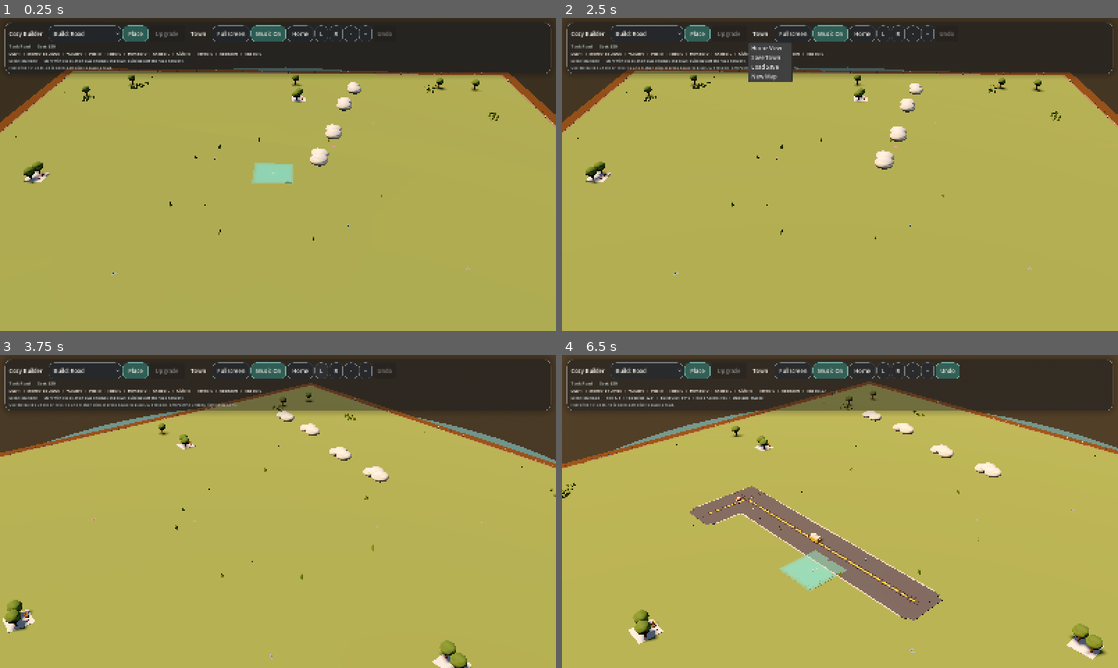
Above: before the commit, frames 1-4 (two rows, left to right).
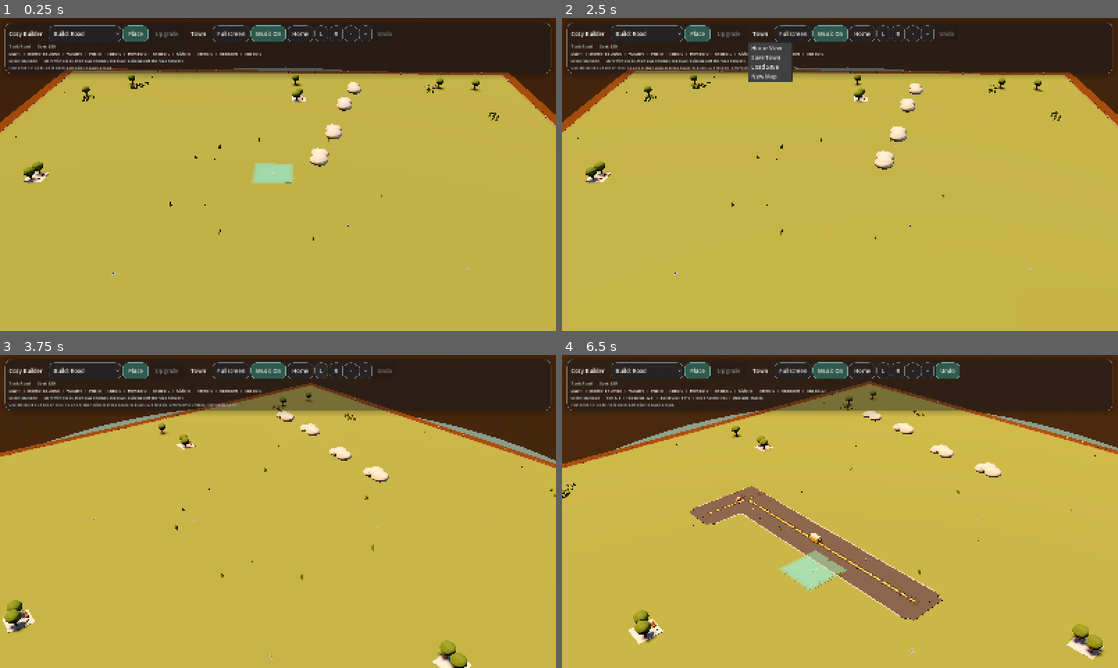
Above: after the commit, the same moments.

Repository: johnswaffles/my-backend-api
Game: Godot game, scene res://scenes/main_scene.tscn
Same seed, same stepped clock (60 frames per second), same inputs: the game is played once before the commit and once after it.
Inputs (mouse positions are in pixels of both pictures, inside the frame that each line leads up to):
- Up to frame 1 (0.25 s): no input
- Up to frame 2 (2.5 s): click "Build: Road" at 0.5 s; click "Place" at 1.25 s; click "Town" at 2 s
- Up to frame 3 (3.75 s): click "Home" at 2.75 s; click "L" at 3.5 s
- Up to frame 4 (6.5 s): click "R" at 4.25 s; tap Space at 5, 5.27 s; move the mouse to (962, 495) at 5.02 s; hold D 5.03-5.75 s; tap 1 at 5.1 s; click (962, 495) at 5.17 s; tap Enter at 5.75 s; drag from (728, 527) to (812, 574) at 5.77 s

The runs differ from the first frame. In frame 1, 0.3% of the frame differs, in the area x 4-99%, y 17-61%; in frame 2, 0.3%; in frame 3, 2.1%; in frame 4, 4.3%, in the area x 0-100%, y 0-97%.

Commit message:
Overhaul cozy dusk lighting and atmosphere

Diff:
--- a/cozy-builder-godot/scenes/lighting_controller.tscn
+++ b/cozy-builder-godot/scenes/lighting_controller.tscn
@@ -3,12 +3,12 @@
 [ext_resource type="Script" path="res://scripts/lighting_controller.gd" id="1"]
 
 [sub_resource type="ProceduralSkyMaterial" id="1"]
-sky_top_color = Color(0.156863, 0.2, 0.278431, 1)
-sky_horizon_color = Color(0.929412, 0.709804, 0.52549, 1)
-ground_bottom_color = Color(0.0823529, 0.0901961, 0.117647, 1)
-ground_horizon_color = Color(0.462745, 0.396078, 0.278431, 1)
-sun_angle_max = 16.5
-sun_curve = 0.3
+sky_top_color = Color(0.0980392, 0.12549, 0.196078, 1)
+sky_horizon_color = Color(0.85098, 0.6, 0.407843, 1)
+ground_bottom_color = Color(0.0627451, 0.0745098, 0.101961, 1)
+ground_horizon_color = Color(0.27451, 0.231373, 0.309804, 1)
+sun_angle_max = 18.0
+sun_curve = 0.36
 
 [sub_resource type="Sky" id="2"]
 sky_material = SubResource("1")
@@ -17,21 +17,21 @@
 background_mode = 2
 sky = SubResource("2")
 ambient_light_source = 3
-ambient_light_color = Color(0.713726, 0.658824, 0.588235, 1)
-ambient_light_energy = 0.18
+ambient_light_color = Color(0.258824, 0.290196, 0.384314, 1)
+ambient_light_energy = 0.28
 reflected_light_source = 1
 tonemap_mode = 2
 glow_enabled = true
-glow_bloom = 0.05
-glow_intensity = 0.06
+glow_bloom = 0.1
+glow_intensity = 0.16
 fog_enabled = true
-fog_light_color = Color(0.937255, 0.729412, 0.521569, 1)
-fog_light_energy = 0.1
-fog_density = 0.001
+fog_light_color = Color(0.945098, 0.698039, 0.435294, 1)
+fog_light_energy = 0.16
+fog_density = 0.0019
 adjustment_enabled = true
-adjustment_brightness = 0.86
-adjustment_contrast = 1.22
-adjustment_saturation = 1.05
+adjustment_brightness = 0.88
+adjustment_contrast = 1.28
+adjustment_saturation = 1.08
 
 [node name="LightingController" type="Node3D"]
 script = ExtResource("1")
@@ -40,19 +40,19 @@
 environment = SubResource("3")
 
 [node name="Sun" type="DirectionalLight3D" parent="."]
-rotation_degrees = Vector3(-50, -26, 0)
-light_color = Color(1, 0.819608, 0.615686, 1)
-light_energy = 0.92
+rotation_degrees = Vector3(-56, -30, 0)
+light_color = Color(1, 0.823529, 0.615686, 1)
+light_energy = 1.12
 shadow_enabled = true
 directional_shadow_mode = 2
 directional_shadow_max_distance = 180.0
-shadow_blur = 0.58
+shadow_blur = 0.82
 directional_shadow_blend_splits = true
 shadow_bias = 0.04
 shadow_normal_bias = 1.8
 
 [node name="FillLight" type="DirectionalLight3D" parent="."]
-rotation_degrees = Vector3(-24, 130, 0)
-light_color = Color(0.509804, 0.603922, 0.737255, 1)
-light_energy = 0.12
+rotation_degrees = Vector3(-24, 132, 0)
+light_color = Color(0.423529, 0.537255, 0.698039, 1)
+light_energy = 0.18
 shadow_enabled = false
--- a/cozy-builder-godot/scripts/building_system.gd
+++ b/cozy-builder-godot/scripts/building_system.gd
@@ -370,22 +370,22 @@
 
 
 func _build_materials() -> void:
-	_ground_material_a = _make_material("8fa56e", 0.98)
-	_ground_material_b = _make_material("81985f", 0.98)
-	_ground_material_c = _make_material("a7b77f", 0.98)
-	_soil_material = _make_material("72543a", 0.99)
-	_stone_material = _make_material("d0c2ad", 0.94)
-	_water_material = _make_material("5b8c98", 0.32, 0.0, true, "d6eef2", 0.04)
-	_road_material = _make_material("646872", 0.94)
-	_road_mark_material = _make_material("f2cb61", 0.78)
-	_sidewalk_material = _make_material("ddd3c5", 0.92)
-	_window_material = _make_material("f8cf86", 0.26, 0.0, true, "ffcf7c", 0.18)
-	_leaf_material = _make_material("6e8c51", 0.98)
-	_trunk_material = _make_material("77543b", 0.94)
-	_flower_material_pink = _make_material("d891ad", 0.82)
-	_flower_material_blue = _make_material("8dafd9", 0.82)
-	_meadow_material = _make_material("a4ab72", 0.99)
-	_grass_blade_material = _make_material("75934a", 0.98)
+	_ground_material_a = _make_material("8f9f68", 0.98)
+	_ground_material_b = _make_material("7f8f5d", 0.98)
+	_ground_material_c = _make_material("b0bf82", 0.98)
+	_soil_material = _make_material("6f5037", 0.99)
+	_stone_material = _make_material("d7c9b8", 0.94)
+	_water_material = _make_material("5f8fa0", 0.3, 0.0, true, "e0f5f7", 0.08)
+	_road_material = _make_material("5f636b", 0.98)
+	_road_mark_material = _make_material("f4d56e", 0.8)
+	_sidewalk_material = _make_material("d7cab8", 0.93)
+	_window_material = _make_material("ffcc78", 0.18, 0.0, true, "ffbf69", 0.48)
+	_leaf_material = _make_material("729252", 0.98)
+	_trunk_material = _make_material("7b5640", 0.94)
+	_flower_material_pink = _make_material("dc94b0", 0.82)
+	_flower_material_blue = _make_material("90b4de", 0.82)
+	_meadow_material = _make_material("a7b06f", 0.99)
+	_grass_blade_material = _make_material("78954d", 0.98)
 	_soft_shadow_material = _make_transparent_material(Color(0.08, 0.06, 0.04, 1.0), 1.0, 0.18)
 	_hover_material_valid = _make_transparent_material(Color("76e5c7"), 0.24, 0.34)
 	_hover_material_invalid = _make_transparent_material(Color("f29a8d"), 0.24, 0.34)
@@ -3013,39 +3013,40 @@
 		return
 	var cycle := fmod(float(_day - 1) + _simulation_clock / 7.5, 6.0) / 6.0
 	var sun_wave := sin(cycle * TAU)
-	var warm_strength: float = clampf(0.46 + sun_wave * 0.3, 0.14, 0.88)
-	var dusk_ratio := 1.0 - warm_strength
-	var sky_top: Color = Color(0.16, 0.2, 0.28).lerp(Color(0.9, 0.62, 0.4), warm_strength * 0.74)
-	var sky_horizon: Color = Color(0.56, 0.58, 0.56).lerp(Color(0.98, 0.78, 0.56), warm_strength * 0.84)
+	var dusk_strength: float = clampf(0.66 + sun_wave * 0.2, 0.32, 0.92)
+	var night_strength := 1.0 - dusk_strength
+	var sky_top: Color = Color(0.1, 0.13, 0.2).lerp(Color(0.34, 0.24, 0.42), dusk_strength * 0.34)
+	var sky_horizon: Color = Color(0.26, 0.24, 0.32).lerp(Color(0.96, 0.7, 0.43), dusk_strength * 0.8)
 	if world_environment and world_environment.environment:
 		var env: Environment = world_environment.environment
 		env.background_mode = Environment.BG_COLOR
 		env.background_color = sky_top.lerp(sky_horizon, 0.72)
-		env.ambient_light_color = sky_top.lerp(Color(1.0, 0.9, 0.8), 0.24)
-		env.ambient_light_energy = 0.15 + warm_strength * 0.12
+		env.ambient_light_color = sky_top.lerp(Color(0.95, 0.84, 0.72), 0.18)
+		env.ambient_light_energy = 0.16 + dusk_strength * 0.12
 		env.fog_enabled = true
 		env.fog_light_color = sky_horizon
-		env.fog_light_energy = 0.07 + warm_strength * 0.08
-		env.fog_density = 0.001 + dusk_ratio * 0.00055
-		env.glow_bloom = 0.05 + dusk_ratio * 0.05
-		env.glow_intensity = 0.06 + dusk_ratio * 0.08
+		env.fog_light_energy = 0.12 + night_strength * 0.1
+		env.fog_density = 0.0014 + night_strength * 0.0011
+		env.glow_bloom = 0.08 + night_strength * 0.08
+		env.glow_intensity = 0.14 + night_strength * 0.14
 		env.adjustment_enabled = true
-		env.adjustment_brightness = 0.86 + warm_strength * 0.05
-		env.adjustment_contrast = 1.18 + dusk_ratio * 0.04
-		env.adjustment_saturation = 1.04
+		env.adjustment_brightness = 0.83 + dusk_strength * 0.08
+		env.adjustment_contrast = 1.18 + night_strength * 0.14
+		env.adjustment_saturation = 1.08
 	if sun:
-		sun.light_color = Color(1.0, 0.83, 0.65).lerp(Color(1.0, 0.7, 0.42), warm_strength * 0.7)
-		sun.light_energy = 0.6 + warm_strength * 0.38
-		sun.rotation_degrees = Vector3(-43.0 - warm_strength * 15.0, -32.0, 0.0)
+		sun.light_color = Color(1.0, 0.84, 0.66).lerp(Color(1.0, 0.68, 0.4), dusk_strength * 0.78)
+		sun.light_energy = 0.72 + dusk_strength * 0.45
+		sun.rotation_degrees = Vector3(-47.0 - dusk_strength * 18.0, -30.0, 0.0)
+		sun.shadow_blur = 0.82
 	if fill_light:
-		fill_light.light_color = Color(0.5, 0.61, 0.74).lerp(Color(0.92, 0.74, 0.56), warm_strength * 0.28)
-		fill_light.light_energy = 0.08 + warm_strength * 0.08
+		fill_light.light_color = Color(0.42, 0.54, 0.7).lerp(Color(0.92, 0.78, 0.58), dusk_strength * 0.36)
+		fill_light.light_energy = 0.12 + dusk_strength * 0.1
 
 	for band in _window_bands:
 		if is_instance_valid(band):
 			var material := band.material_override as StandardMaterial3D
 			if material:
-				material.emission_energy_multiplier = 0.18 + dusk_ratio * 0.95
+				material.emission_energy_multiplier = 0.35 + night_strength * 1.12
 
 
 func _spawn_road_tile(world_position: Vector3, preview: bool) -> Node3D:
@@ -4808,7 +4809,7 @@
 		var window_band := _window_bands[i]
 		var material := window_band.material_override as StandardMaterial3D
 		if material:
-			material.emission_energy_multiplier = 0.26 + (sin(time * 1.2 + i * 0.7) * 0.5 + 0.5) * 0.2
+			material.emission_energy_multiplier = 0.48 + (sin(time * 1.08 + i * 0.72) * 0.5 + 0.5) * 0.34
 
 
 func _animate_grass() -> void:
--- a/cozy-builder-godot/scripts/lighting_controller.gd
+++ b/cozy-builder-godot/scripts/lighting_controller.gd
@@ -8,34 +8,35 @@
 func apply_cycle(day: int, simulation_clock: float, window_bands: Array) -> void:
 	var cycle := fmod(float(day - 1) + simulation_clock / 7.5, 6.0) / 6.0
 	var sun_wave := sin(cycle * TAU)
-	var warm_strength: float = clampf(0.46 + sun_wave * 0.3, 0.14, 0.88)
-	var dusk_ratio := 1.0 - warm_strength
-	var sky_top: Color = Color(0.16, 0.2, 0.28).lerp(Color(0.9, 0.62, 0.4), warm_strength * 0.74)
-	var sky_horizon: Color = Color(0.56, 0.58, 0.56).lerp(Color(0.98, 0.78, 0.56), warm_strength * 0.84)
+	var dusk_strength: float = clampf(0.66 + sun_wave * 0.2, 0.32, 0.92)
+	var night_strength := 1.0 - dusk_strength
+	var sky_top: Color = Color(0.1, 0.13, 0.2).lerp(Color(0.34, 0.24, 0.42), dusk_strength * 0.34)
+	var sky_horizon: Color = Color(0.26, 0.24, 0.32).lerp(Color(0.96, 0.7, 0.43), dusk_strength * 0.8)
 	if world_environment and world_environment.environment:
 		var env: Environment = world_environment.environment
 		env.background_mode = Environment.BG_SKY
-		env.ambient_light_color = sky_top.lerp(Color(1.0, 0.9, 0.8), 0.24)
-		env.ambient_light_energy = 0.15 + warm_strength * 0.12
+		env.ambient_light_color = sky_top.lerp(Color(0.95, 0.84, 0.72), 0.18)
+		env.ambient_light_energy = 0.16 + dusk_strength * 0.12
 		env.fog_enabled = true
 		env.fog_light_color = sky_horizon
-		env.fog_light_energy = 0.07 + warm_strength * 0.08
-		env.fog_density = 0.001 + dusk_ratio * 0.00055
-		env.glow_bloom = 0.05 + dusk_ratio * 0.05
-		env.glow_intensity = 0.06 + dusk_ratio * 0.08
+		env.fog_light_energy = 0.12 + night_strength * 0.1
+		env.fog_density = 0.0014 + night_strength * 0.0011
+		env.glow_bloom = 0.08 + night_strength * 0.08
+		env.glow_intensity = 0.14 + night_strength * 0.14
 		env.adjustment_enabled = true
-		env.adjustment_brightness = 0.86 + warm_strength * 0.05
-		env.adjustment_contrast = 1.18 + dusk_ratio * 0.04
-		env.adjustment_saturation = 1.04
+		env.adjustment_brightness = 0.83 + dusk_strength * 0.08
+		env.adjustment_contrast = 1.18 + night_strength * 0.14
+		env.adjustment_saturation = 1.08
 	if sun:
-		sun.light_color = Color(1.0, 0.83, 0.65).lerp(Color(1.0, 0.7, 0.42), warm_strength * 0.7)
-		sun.light_energy = 0.6 + warm_strength * 0.38
-		sun.rotation_degrees = Vector3(-43.0 - warm_strength * 15.0, -26.0, 0.0)
+		sun.light_color = Color(1.0, 0.84, 0.66).lerp(Color(1.0, 0.68, 0.4), dusk_strength * 0.78)
+		sun.light_energy = 0.72 + dusk_strength * 0.45
+		sun.rotation_degrees = Vector3(-47.0 - dusk_strength * 18.0, -30.0, 0.0)
+		sun.shadow_blur = 0.82
 	if fill_light:
-		fill_light.light_color = Color(0.5, 0.61, 0.74).lerp(Color(0.92, 0.74, 0.56), warm_strength * 0.28)
-		fill_light.light_energy = 0.08 + warm_strength * 0.08
+		fill_light.light_color = Color(0.42, 0.54, 0.7).lerp(Color(0.92, 0.78, 0.58), dusk_strength * 0.36)
+		fill_light.light_energy = 0.12 + dusk_strength * 0.1
 	for band in window_bands:
 		if is_instance_valid(band):
 			var material := band.material_override as StandardMaterial3D
 			if material:
-				material.emission_energy_multiplier = 0.18 + dusk_ratio * 0.95
+				material.emission_energy_multiplier = 0.35 + night_strength * 1.12
Not shown, changed: public/godot-playtest/index.html
Not shown, changed: public/godot-playtest/index.pck
